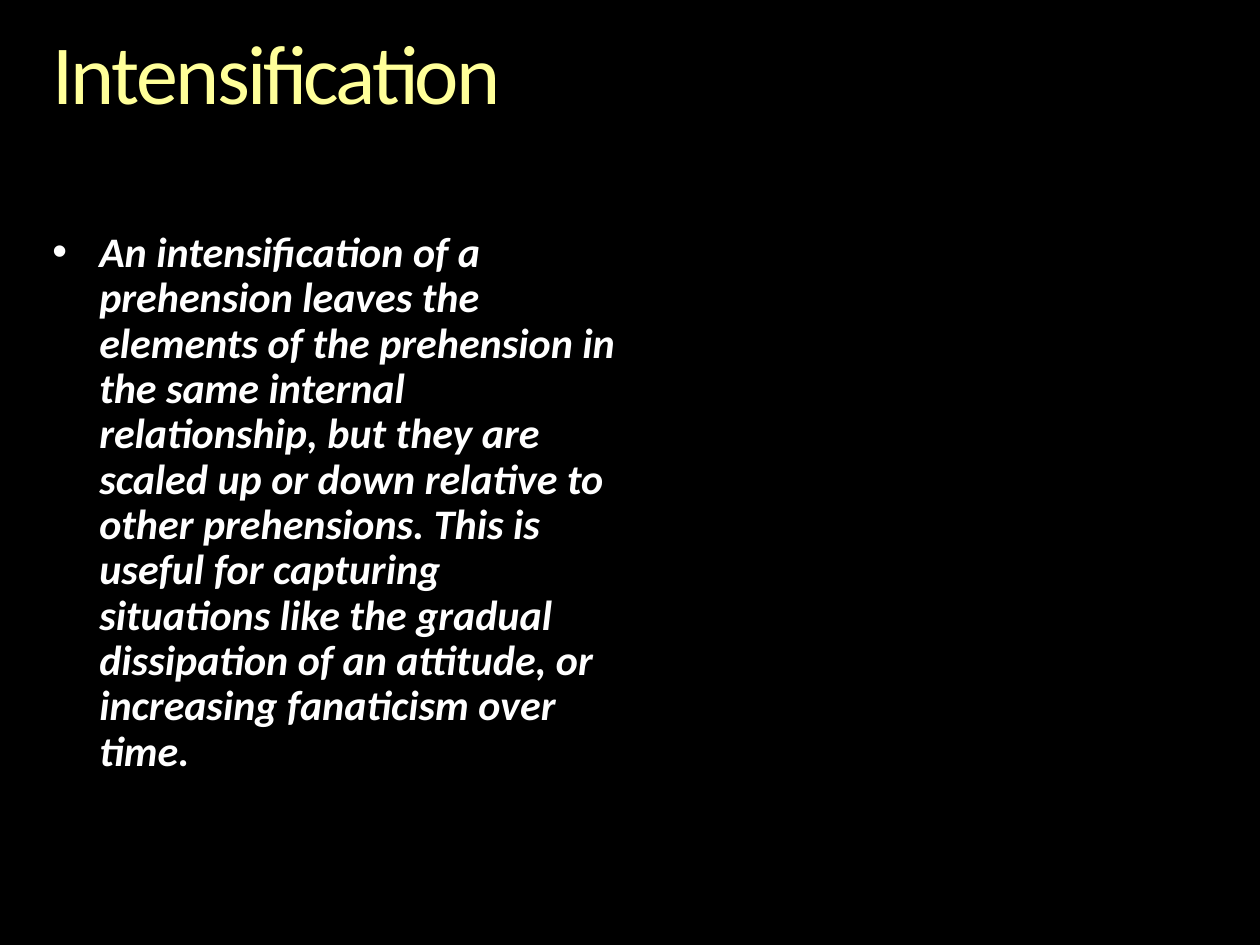
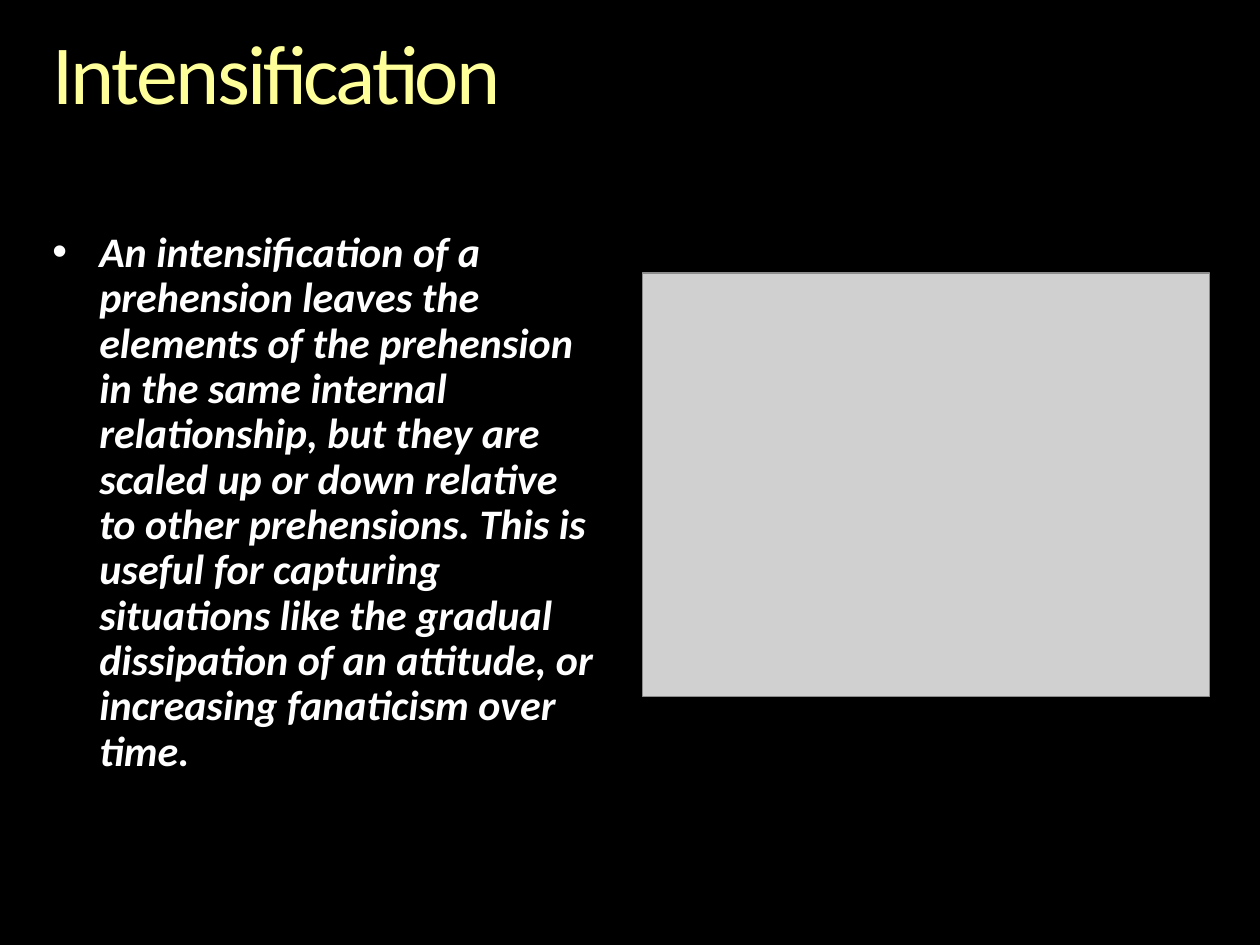
Before and after one commit to gcallah/indras_net, a slide deck: slide 22 of docs/ABMsAsAlgebraic.pptx. Drawn at 1260x945 pixels with LibreOffice and Linux fonts; fonts in the diff are those of the drawing; grey boxes stand for pictures; background and template pictures are left out. Boxes give left, top, right and bottom in pixels: in the first picture for what was removed or moved away, otherwise in the second. Text is boxed around its words. In the diff, an @@ line names an element or a change of style, - is before the commit and + after.

```diff
--- a/docs/ABMsAsAlgebraic.pptx
+++ b/docs/ABMsAsAlgebraic.pptx
@@ text "An intensification of a prehension ..." rewrapped from [99, 237, 614, 767] to [99, 237, 593, 767] @@
@@ picture added at [643, 273, 1210, 697] @@
```
Also in this commit, not shown: 5 other slides changed, 1 slide added.
